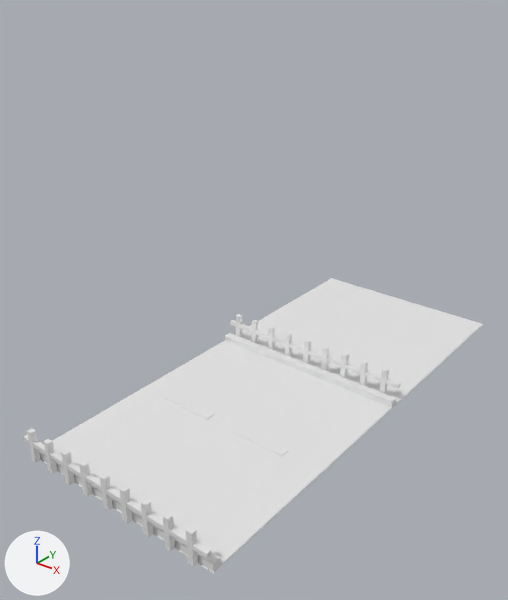
The Blender file LowPolyCity.Blender/scene.blend, before and after one commit.
One viewpoint serves both versions: a 50 mm lens placed at (67.0, -95.2, 73.4), pointed at (-2.2, -8.7, 19.8). Arrows for +X, +Y and +Z are at lower left; the lights stay in place.

The first picture shows 'BuildingGround', 'Cube', 'Road', 'RoadBorderFar', 'RoadBorderNear', 'RoadBorderNear.001', 'RoadBorderNear.002'.
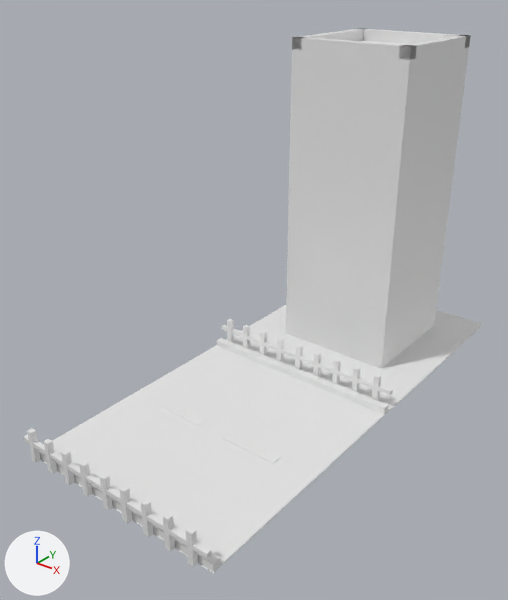
Where the newer file only moved an object's origin or applied its transform, the numbers keep the older frame.

Where the change shows, as pixel boxes (x1, y1, x2, y2) in the pictures (508 x 600 px):
'Cube.019', added
    after: (288, 40, 469, 259)
'Cube.018', added
    after: (286, 225, 447, 369)
'Cube.020', added
    after: (292, 28, 471, 60)
'RoadBorderNear', moved
    before: (225, 333, 396, 407)
    after: (216, 338, 389, 414)
'RoadBorderNear.001', moved
    before: (230, 320, 400, 389)
    after: (222, 325, 393, 395)
'Cube', moved
    before: (236, 314, 243, 338)
    after: (227, 319, 234, 343)

What the commit changed:
Mesh me_cube_039 is new.
It consists of a box spanning x -1.0..1.0, y -1.0..1.0, z -1.0..1.0; a box spanning x 20.5..22.5, y -1.0..1.0, z -1.0..1.0; a box spanning x -1.0..22.5, y -1.0..-0.8, z -1.0..1.0; a box spanning x -1.0..22.5, y 0.8..1.0, z -1.0..1.0.
Object 'RoadBorderNear' (ob_roadbordernear) moves from (0.0, 4.4, 0.8) to (0.0, 1.6, 0.8).
Object 'Cube' (ob_cube) moves from (-17.8, 5.7, 0.2) to (-17.8, 2.9, 0.2).
Object 'RoadBorderNear.001' (ob_roadbordernear_001) moves from (0.0, 5.8, 3.7) to (0.0, 3.0, 3.7).
Object 'Cube.020' (ob_cube_020) is new; it shows me_cube_039.
Its location is (-10.8, 26.0, 59.6).
Its scale is (1.0, 11.8, 1.0).
Object 'Cube.019' (ob_cube_019) is new; it shows a copy of the mesh of ob_roadbordernear_002.
Its location is (0.0, 26.0, 41.2).
Its scale is (11.8, 11.8, 17.4).
Object 'Cube.018' (ob_cube_018) is new; it shows a copy of the mesh of ob_roadbordernear_002.
Its location is (0.0, 26.0, 12.0).
Its scale is (11.8, 11.8, 11.8).
